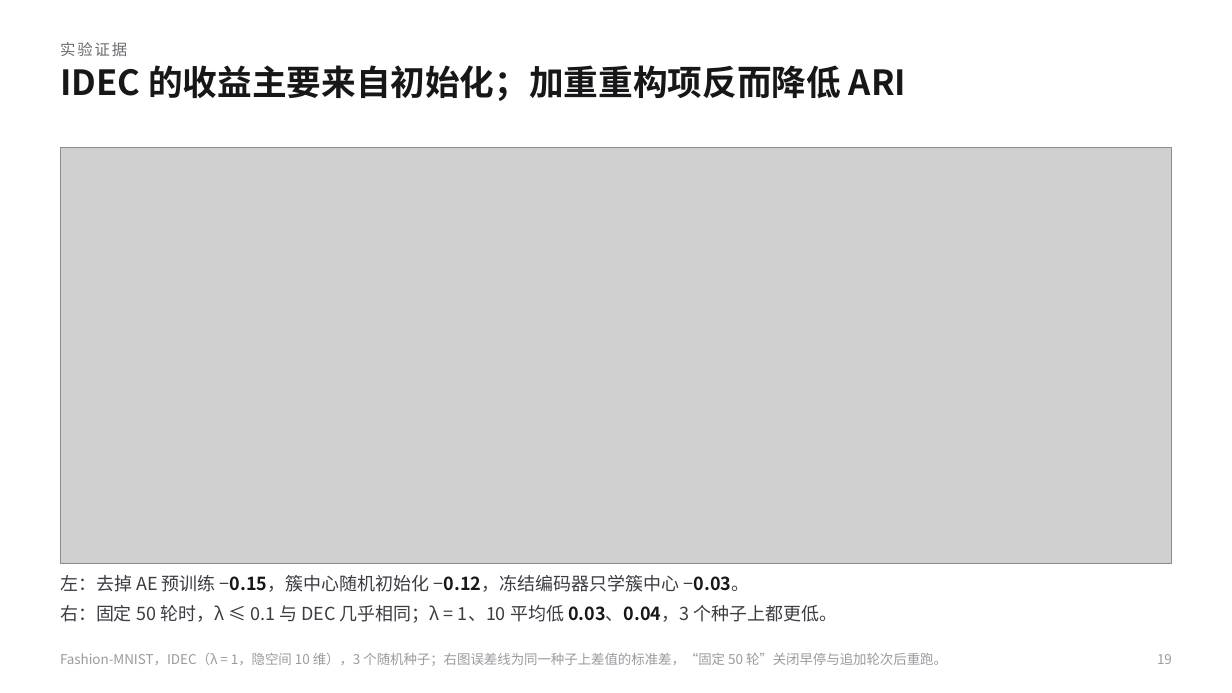
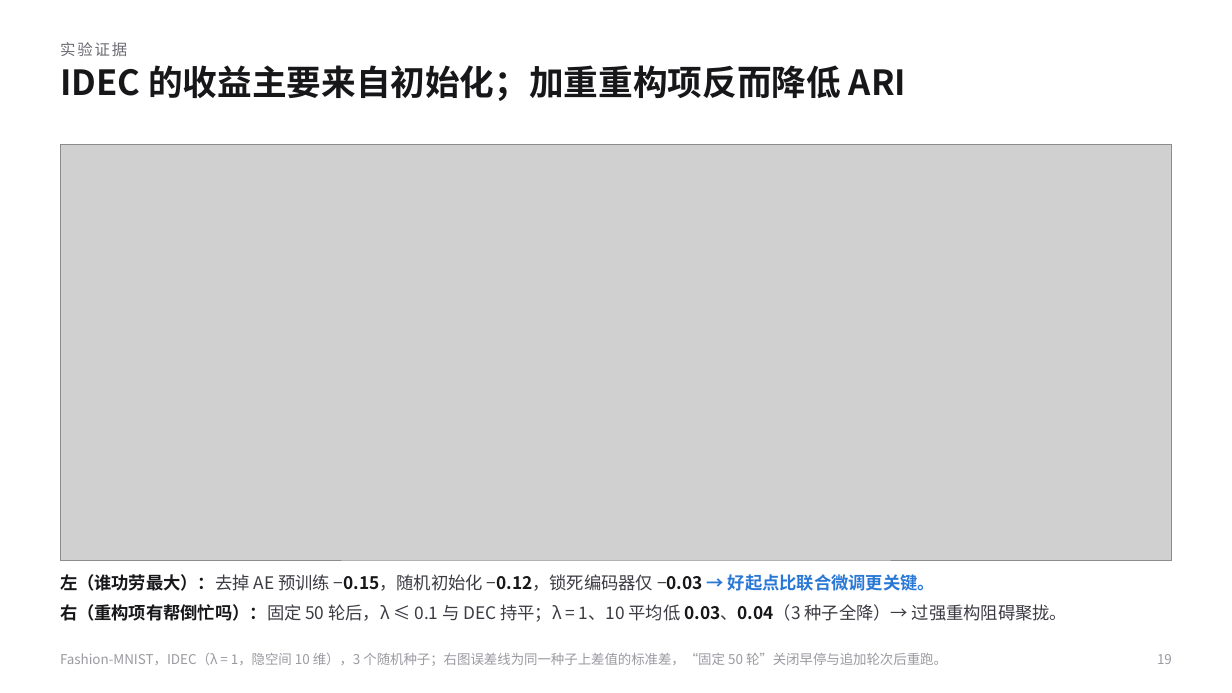
Before and after one commit to KQYaili/DeepClustering-Survey, a slide deck: slide 19 of presentation/deep-clustering-evolution-selection-guide.pptx. Drawn at 1232x693 pixels with LibreOffice and Linux fonts; fonts in the diff are those of the drawing; grey boxes stand for pictures. Boxes give left, top, right and bottom in pixels: in the first picture for what was removed or moved away, otherwise in the second. Text is boxed around its words. In the diff, an @@ line names an element or a change of style, - is before the commit and + after.

```diff
--- a/presentation/deep-clustering-evolution-selection-guide.pptx
+++ b/presentation/deep-clustering-evolution-selection-guide.pptx
@@ picture: place and size @@
-picture at [60, 148, 1172, 564]
+picture at [60, 144, 1172, 560]
@@ text at [60, 574, 1067, 622]: text changed; size 14 to 13.5 pt @@
-左：去掉 AE 预训练 −0.15，簇中心随机初始化 −0.12，冻结编码器只学簇中心 −0.03。
-右：固定 50 轮时，λ ≤ 0.1 与 DEC 几乎相同；λ = 1、10 平均低 0.03、0.04，3 个种子上都更低。
+左（谁功劳最大）：去掉 AE 预训练 −0.15，随机初始化 −0.12，锁死编码器仅 −0.03 → 好起点比联合微调更关键。
+右（重构项有帮倒忙吗）：固定 50 轮后，λ ≤ 0.1 与 DEC 持平；λ = 1、10 平均低 0.03、0.04（3 种子全降）→ 过强重构阻碍聚拢。
```
Also in this commit, not shown: 28 other slides changed, 17 other files.
